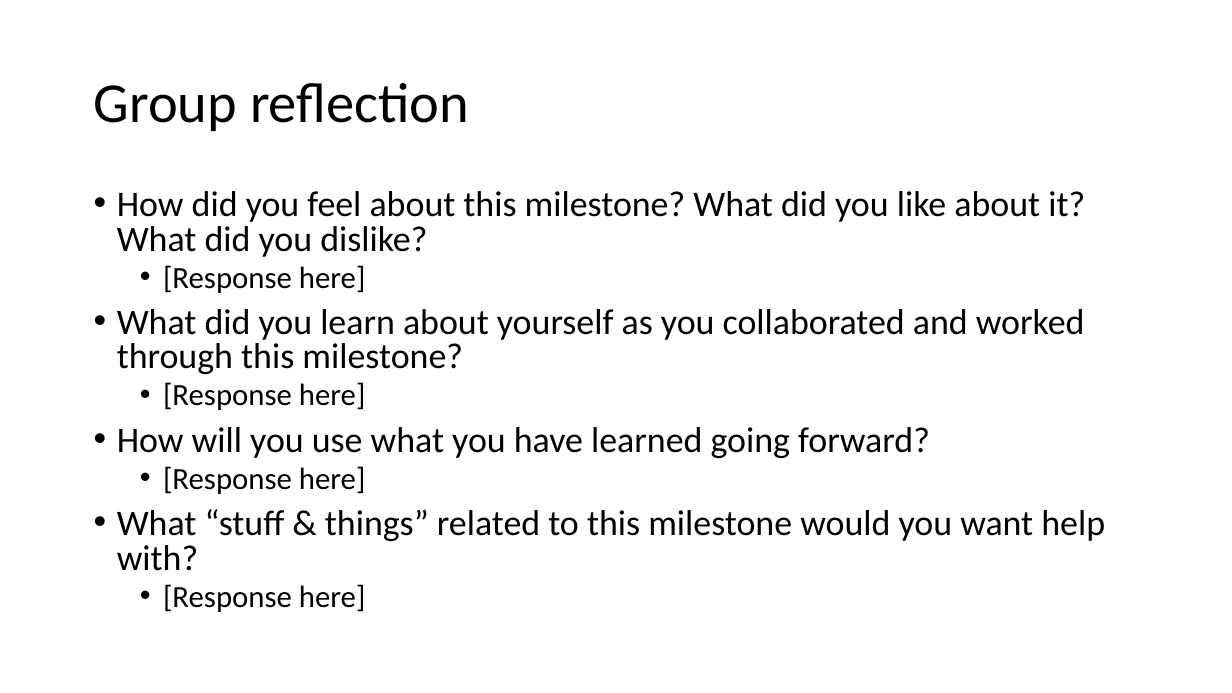
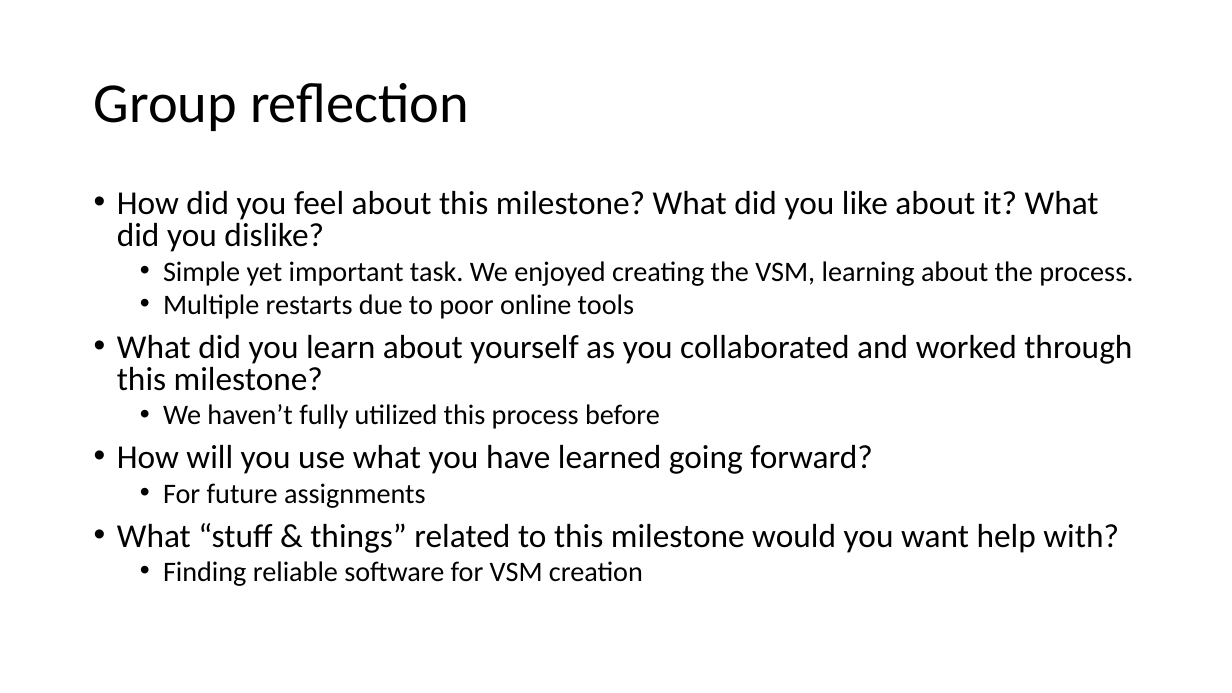
Before and after one commit to Konnie789/ENSE-470, a slide deck: slide 7 of Milestone 1/Milestone-1.ppt. Drawn at 1232x693 pixels with LibreOffice and Linux fonts; fonts in the diff are those of the drawing. Boxes give left, top, right and bottom in pixels: in the first picture for what was removed or moved away, otherwise in the second. Text is boxed around its words. In the diff, an @@ line names an element or a change of style, - is before the commit and + after.

Commit message:
updated

```diff
--- a/Milestone 1/Milestone-1.ppt
+++ b/Milestone 1/Milestone-1.ppt
@@ text at (x1=117, y1=191, x2=1132, y2=553): size 28 to 26 pt in "How did you feel about this milestone? ...", "What did you learn about yourself as ...", "How will you use what you have ...", "What “stuff & things” related to this ..." @@
@@ text at (x1=163, y1=261, x2=1133, y2=319): text changed; size 24 to 22 pt @@
-  • [Response here]
+  • Simple yet important task. We enjoyed creating the VSM, learning about the process.
+  • Multiple restarts due to poor online tools
@@ text at (x1=163, y1=404, x2=660, y2=429): text changed; size 24 to 22 pt @@
-  • [Response here]
+  • We haven’t fully utilized this process before
@@ text at (x1=163, y1=483, x2=426, y2=508): text changed; size 24 to 22 pt @@
-  • [Response here]
+  • For future assignments
@@ text at (x1=163, y1=561, x2=643, y2=586): text changed; size 24 to 22 pt @@
-  • [Response here]
+  • Finding reliable software for VSM creation
```
Also in this commit, not shown: 1 other slide changed.
